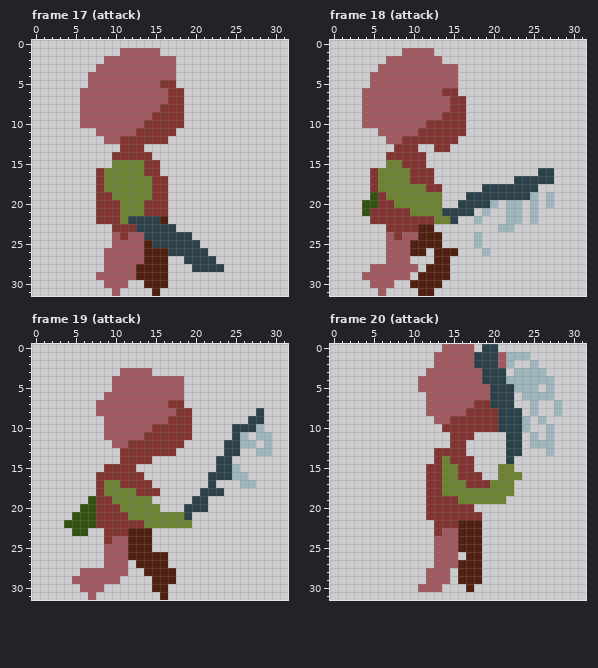
Pixel-art file -- crates/game/assets/sprites/guy.aseprite. Above: the version before the commit.
32x32 pixels, 24 frames. Shown: frame 17 (attack), frame 18 (attack), frame 19 (attack), frame 20 (attack).
Once edited:
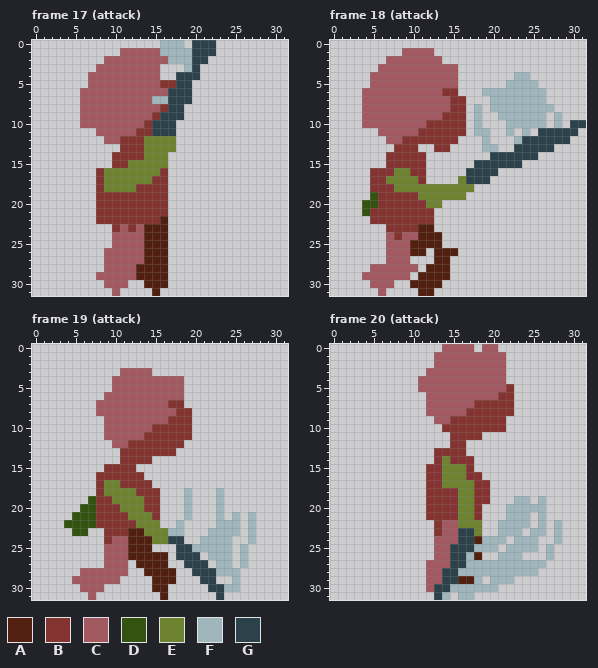
Palette (. is transparent): A #522010  B #833330  C #a35960  D #345210  E #6e8330  F #9fb6bd  G #2c424a
From old to new:
Changed rows in their new state; - is an unchanged pixel.
Frame 17 (attack):
first column x 10:
 0 ------FFF-GGG-
 1 ------FFFFGGG-
 2 -------FFFGG--
 3 ------..-FG---
 4 ------..GGG---
 5 --------GG----
 6 -------GGG----
 7 -----FFGGG----
 8 -------GG-----
 9 ------GGG-----
10 -----GGG.-----
11 -----GGG------
12 ----EEEE------
13 ----EEEE------
14 ----EEE-------
15 BB--EEE-------
16 ----EEB-------
18 ---BB---------
19 BBBBB---------
20 -BBB----------
21 -BBB----------
22 -BBBBB--------
23 -C-CAAA.------
24 -C--AAA...----
25 -----AA....---
26 -------.....--
27 ---------....-
28 ----------....
Frame 18 (attack):
first column x 6:
 4 -----------------FF-------
 5 ----------------FFFF------
 6 -------------FFFFFFFF-----
 7 --------------FFFFFFF-----
 8 ------------F-FFFFFFFF----
 9 ------------F--FFFFFF-F---
10 ------------F---FFFFF-F-GG
11 ------------FF--F-F-GGGGG-
12 -------------F---FGGGGGG--
13 -------------FF--GGGGG----
14 --------------GGGGGG------
15 -BB---------GGGGGG--------
16 BB----.----GGGG-----..----
17 B---E-.---EGGG---.....----
18 BB----EEEEEE-.......------
19 -BBBB---EEE.........-.----
20 --BBBB----.....-..-.-.----
21 ----BBB.....-.--..-.------
22 -------...--.---..-.------
23 ---------------..---------
24 ------------.-------------
25 ------------.-------------
26 -------------.------------
Frame 19 (attack):
first column x 13:
 8 ---------------.-
 9 --------------..-
10 ------------....-
11 ------------..-..
12 -----------....-.
13 -----------..--..
14 ----------..-----
15 ----------...----
16 ---------.....---
17 ---------.---..--
18 ------F-..F------
19 -BB---F..-F------
20 -BB---F..-F------
21 --B...F---F-F-F--
22 E--..F.---FFF-F--
23 -EEEFF---FFFF-F--
24 --EEGG--FFFF--F--
25 -----GGFFFFF-F---
26 -----GGG-FFF-F---
27 ------GGG-FF-F---
28 -------GGGFFF----
29 --------GG--F----
30 ---------GGFF----
31 ----------G------
Frame 20 (attack):
first column x 11:
 0 --------CC--------
 1 -------CCC-...----
 2 -------CCC-.--.---
 3 --------CCC-....--
 4 --------CCC......-
 5 ---------CCB...-.-
 6 ---------CBB-....-
 7 ---------BBB--.--.
 8 ----------BB.-.--.
 9 ----------B...-.--
10 ----------B...--.-
11 -------B---..-.-.-
12 -----------..-...-
13 -----------..---.-
14 -----------.------
15 -----E----..------
16 -----E----...-----
17 ------E--...------
18 ---BB--BB...------
19 -------BB..-FF-F--
20 -----EEB---FFFFF--
21 -----EE----FFF-F--
22 ---CCEEE--FFFF-F-F
23 -----GGE--FFF-FF-F
24 -----GG-FFF-FFF--F
25 ----GGGFFF-FFFF-F-
26 ----GGF---FFF---F-
27 -C--GGFFFFFFFFFF--
28 ---GGFFFFFFFFFF---
29 ---GG--F-FFF------
30 .-GGFFFFFF--------
31 --GF-FF-----------
Changed places in both pictures, as pixel boxes (x1, y1, x2, y2):
changed: (112, 40, 224, 272)
changed: (378, 72, 586, 256)
changed: (136, 408, 272, 600)
changed: (418, 344, 562, 600)
